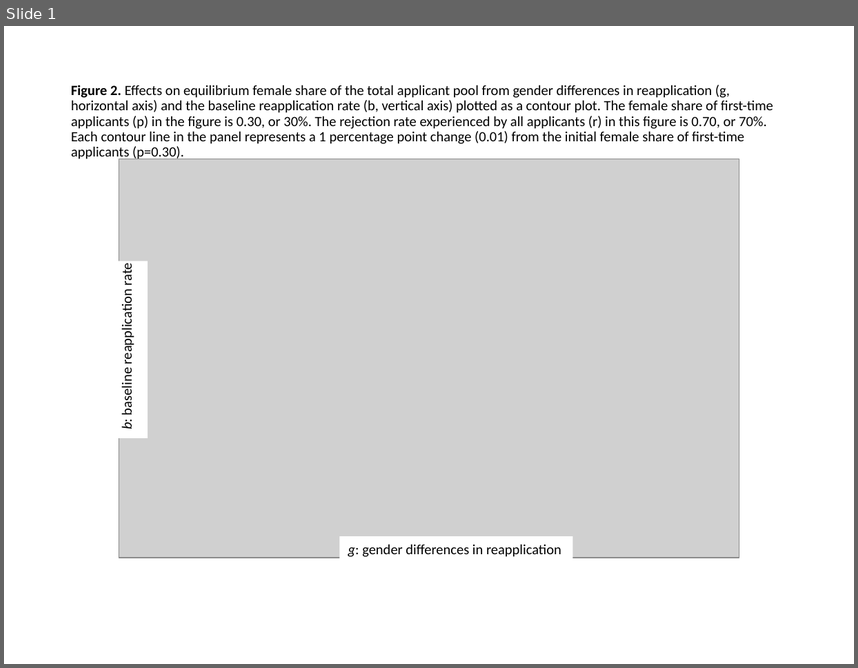
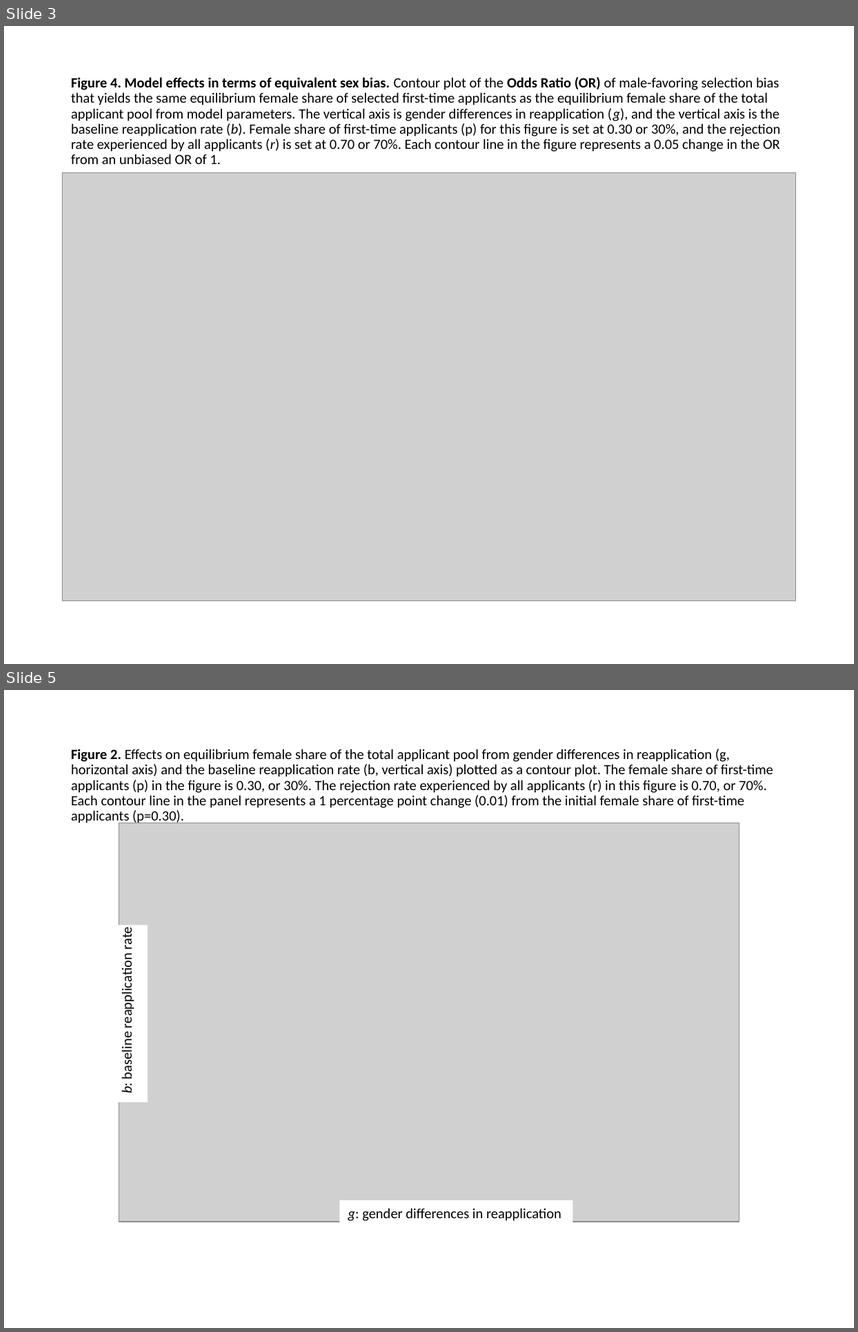
Before and after one commit to brubineau/genderReapplyDiffs, a slide deck: ParamSpaceFigures.pptx. Shown one above the other, each under a label of ours: slide 1 before the commit, slides 3 and 5 after it; the slides between them are not shown. The pictures are 858x668 and 858x1332 pixels, drawn with LibreOffice and Linux fonts; fonts in the diff are those of the drawing; grey boxes stand for pictures. Boxes give left, top, right and bottom in pixels: in the first picture for what was removed or moved away, otherwise in the second. Text is boxed around its words. In the diff, an @@ line names an element or a change of style, - is before the commit and + after.

Commit message:
update paper tables and figure files

```diff
--- a/ParamSpaceFigures.pptx
+++ b/ParamSpaceFigures.pptx
@@ slide 3 added at [4, 26, 854, 664], background #FFFFFF @@
@@ title added at [71, 77, 781, 164], 12 pt, text #000000 @@
+Figure 4. Model effects in terms of equivalent sex bias. Contour plot of the Odds Ratio (OR) of male-favoring selection bias that yields the same equilibrium female share of selected first-time applicants as the equilibrium female share of the total applicant pool from model parameters. The vertical axis is gender differences in reapplication (g), and the vertical axis is the baseline reapplication rate (b). Female share of first-time applicants (p) for this figure is set at 0.30 or 30%, and the rejection rate experienced by all applicants (r) is set at 0.70 or 70%. Each contour line in the figure represents a 0.05 change in the OR from an unbiased OR of 1.
@@ picture added at [63, 173, 795, 601] @@
@@ what was slide 1 is now slide 5 @@
```
Also in this commit, not shown: 3 other slides added, 2 other files.
